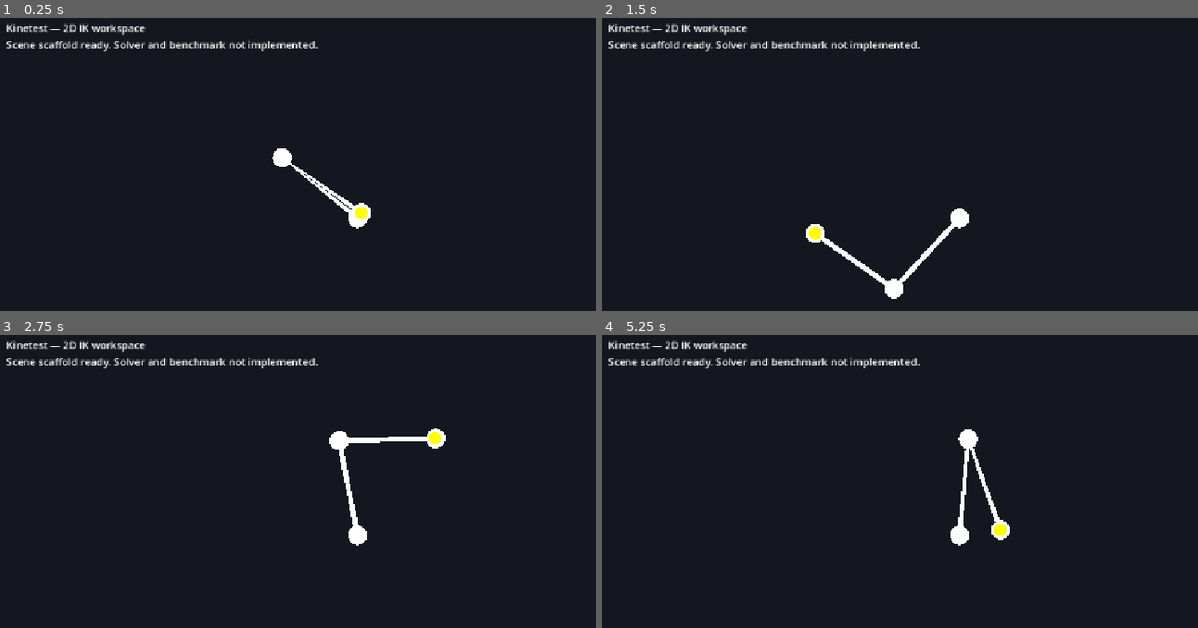
Above: before the commit, frames 1-4 (two rows, left to right).
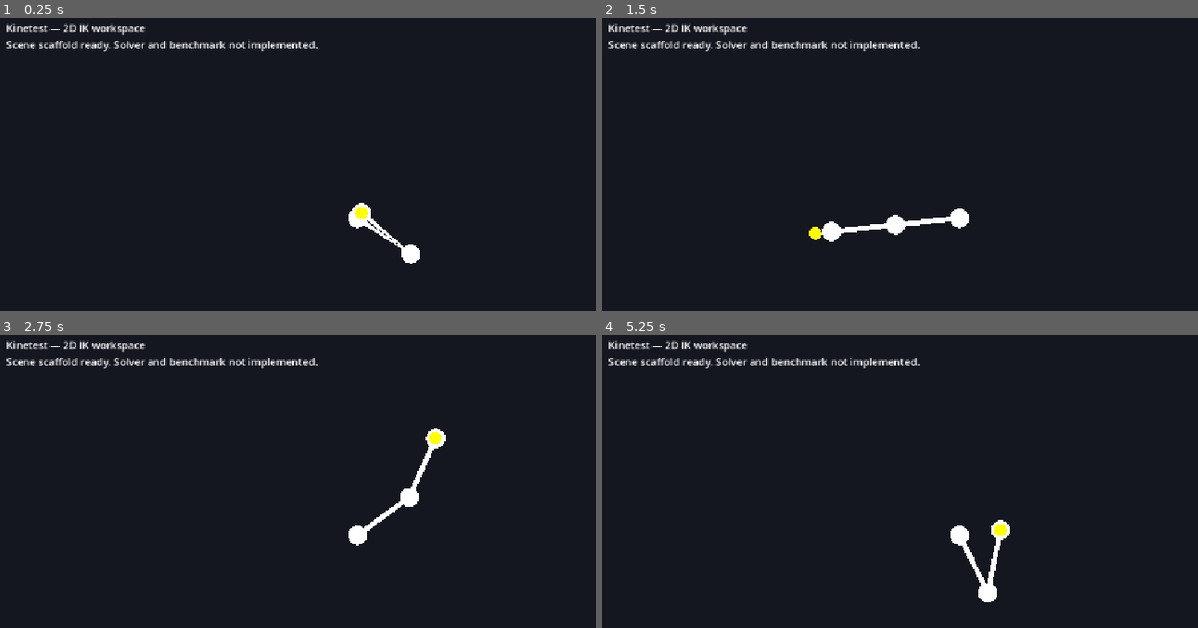
Above: after the commit, the same moments.

Repository: ben256dev/kinetest
Game: Godot game, scene res://scenes/main.tscn
Same seed, same stepped clock (60 frames per second), same inputs: the game is played once before the commit and once after it.
Inputs (mouse positions are in pixels of both pictures, inside the frame that each line leads up to):
- Up to frame 1 (0.25 s): no input
- Up to frame 2 (1.5 s): tap Enter at 0.5 s; move the mouse to (1126, 190) at 0.52 s; tap Space at 1.25 s; move the mouse to (816, 234) at 1.27 s
- Up to frame 3 (2.75 s): tap Enter at 2 s; move the mouse to (435, 437) at 2.02 s
- Up to frame 4 (5.25 s): tap Space at 2.75, 4.25 s; move the mouse to (923, 613) at 2.77 s; tap Enter at 3.5 s; move the mouse to (1186, 592) at 3.52 s; move the mouse to (739, 466) at 4.27 s; move the mouse to (1001, 531) at 5.02 s

The runs differ from the first frame. In frame 1, 0.7% of the frame differs, in the area x 45-71%, y 44-84%; in frame 2, 1.3%, in the area x 34-60%, y 67-96%; in frame 3, 1.0%; in frame 4, 1.0%.

Commit message:
implement law of cosines and toggle

Diff:
--- a/godot/scenes/templates/two_link_limb.tscn
+++ b/godot/scenes/templates/two_link_limb.tscn
@@ -4,8 +4,7 @@
 
 [node name="TwoLinkLimb" type="Node2D" unique_id=1575460542]
 script = ExtResource("1_7obil")
-r = 150.0
-R = 150.0
+solver = 1
 flip_orientation = true
 line_width = 8.0
 joint_radius = 15.0
--- a/godot/scripts/limb.gd
+++ b/godot/scripts/limb.gd
@@ -1,13 +1,17 @@
 class_name Limb
 extends Node2D
 
-var mid_joint: Vector2
+var midjoint: Vector2
 var end_effector: Vector2
 var target: Vector2
 
-@export_group("Limb Parameters")
-@export var r: float = 100
-@export var R: float = 100
+enum Solver { INTERSECTION_OF_CIRCLES, LAW_OF_COSINES }
+enum Reachability { REACHABLE, INVALID_LIMB_LENGTH, ZERO_DISTANCE, TOO_FAR, TOO_CLOSE }
+
+@export_group("Inverse Kinematics")
+@export var solver: Solver
+@export var upper_length: float = 100
+@export var lower_length: float = 100
 @export var flip_orientation: bool = false
 
 @export_group("Drawing")
@@ -18,13 +22,14 @@
 @export var target_radius: float = 15.0
 @export var target_color: Color = Color.YELLOW
 
-enum Reachability { REACHABLE, INVALID_LIMB_LENGTH, ZERO_DISTANCE, TOO_FAR, TOO_CLOSE }
-
 var _u: Vector2
 var _n: float
 
 
 func _check_reachability() -> Reachability:
+	var r := upper_length
+	var R := lower_length
+
 	if r <= 0.0 || R < 0.0:
 		return Reachability.INVALID_LIMB_LENGTH
 
@@ -45,7 +50,10 @@
 	return Reachability.REACHABLE
 
 
-func _solve_with_circles() -> Reachability:
+func _solve_intersecton_of_circles() -> Reachability:
+	var r := upper_length
+	var R := lower_length
+
 	var reachability := _check_reachability()
 	if reachability:
 		return reachability
@@ -56,31 +64,65 @@
 
 	var U: Vector2 = _u / d
 
-	mid_joint = Vector2(x * U.x + y * -U.y, x * U.y + y * U.x)
+	midjoint = Vector2(x * U.x + y * -U.y, x * U.y + y * U.x)
+
+	return reachability
+
+
+func _solve_law_of_cosines() -> Reachability:
+	var r := upper_length
+	var R := lower_length
+
+	var reachability := _check_reachability()
+	if reachability:
+		return reachability
+
+	var d: float = sqrt(_n)
+	var numerator: float = r ** 2 + _n - R ** 2
+	var denominator: float = 2.0 * r * d
+
+	var theta: float = acos(numerator / denominator)
+	if is_nan(theta):
+		theta = 0.0
+
+	var end_effector_angle: float = atan2(_u.y, _u.x)
+	var midjoint_angle: float = end_effector_angle + theta
+
+	midjoint = Vector2(cos(midjoint_angle), sin(midjoint_angle)) * r
 
 	return reachability
 
 
 func _process(_delta) -> void:
+	var r := upper_length
+	var R := lower_length
+
 	target = to_local(get_global_mouse_position())
-	var reachability: Reachability = _solve_with_circles()
+
+	var reachability: Reachability
+	match solver:
+		Solver.INTERSECTION_OF_CIRCLES:
+			reachability = _solve_intersecton_of_circles()
+		Solver.LAW_OF_COSINES:
+			reachability = _solve_law_of_cosines()
+
 	match reachability:
 		Reachability.REACHABLE:
 			end_effector = target
 		Reachability.TOO_FAR:
 			end_effector = target.normalized() * (r + R)
-			mid_joint = target.normalized() * r
+			midjoint = target.normalized() * r
 		Reachability.TOO_CLOSE:
 			end_effector = target.normalized() * (r - R)
-			mid_joint = target.normalized() * r
+			midjoint = target.normalized() * r
 
 	queue_redraw()
 
 
 func _draw() -> void:
-	var points = PackedVector2Array([Vector2.ZERO, mid_joint, end_effector])
+	var points = PackedVector2Array([Vector2.ZERO, midjoint, end_effector])
 	draw_polyline(points, line_color, line_width)
 	draw_circle(Vector2.ZERO, joint_radius, joint_color)
-	draw_circle(mid_joint, joint_radius, joint_color)
+	draw_circle(midjoint, joint_radius, joint_color)
 	draw_circle(end_effector, joint_radius, joint_color)
 	draw_circle(target, target_radius, target_color)
